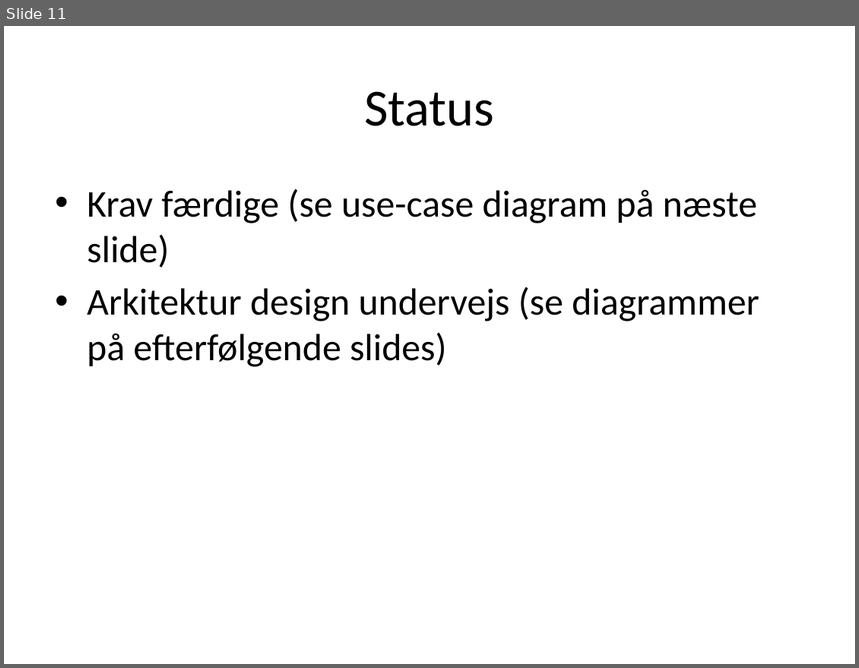
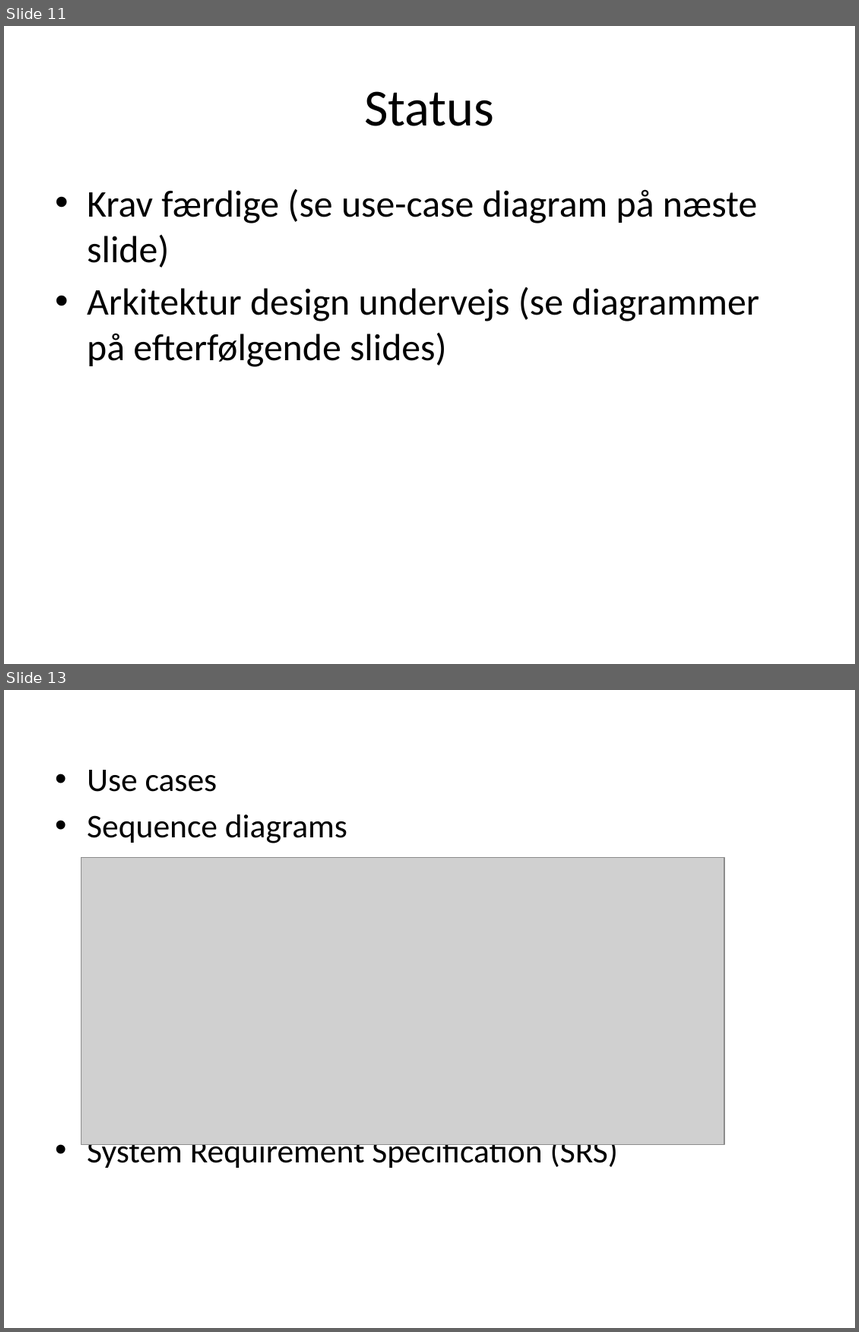
Before and after one commit to ahpoder/masterofit2009, a slide deck: syseng_hwco/proj/Artifact/Presentations/Presentation_11_02_11.pptx. Shown one above the other, each under a label of ours: slide 11 before the commit, slides 11 and 13 after it; the slides between them are not shown. The pictures are 859x668 and 859x1332 pixels, drawn with LibreOffice and Linux fonts; fonts in the diff are those of the drawing; grey boxes stand for pictures. Boxes give left, top, right and bottom in pixels: in the first picture for what was removed or moved away, otherwise in the second. Text is boxed around its words. In the diff, an @@ line names an element or a change of style, - is before the commit and + after.

```diff
--- a/syseng_hwco/proj/Artifact/Presentations/Presentation_11_02_11.pptx
+++ b/syseng_hwco/proj/Artifact/Presentations/Presentation_11_02_11.pptx
@@ slide 13 added at box(4, 690, 855, 1328), background #FFFFFF @@
@@ text added at box(87, 770, 618, 1168), 28 pt, text #000000 @@
+• Use cases
+• Sequence diagrams
+• System Requirement Specification (SRS)
@@ picture added at box(81, 858, 724, 1144) @@
```
Also in this commit, not shown: 6 other slides added.
